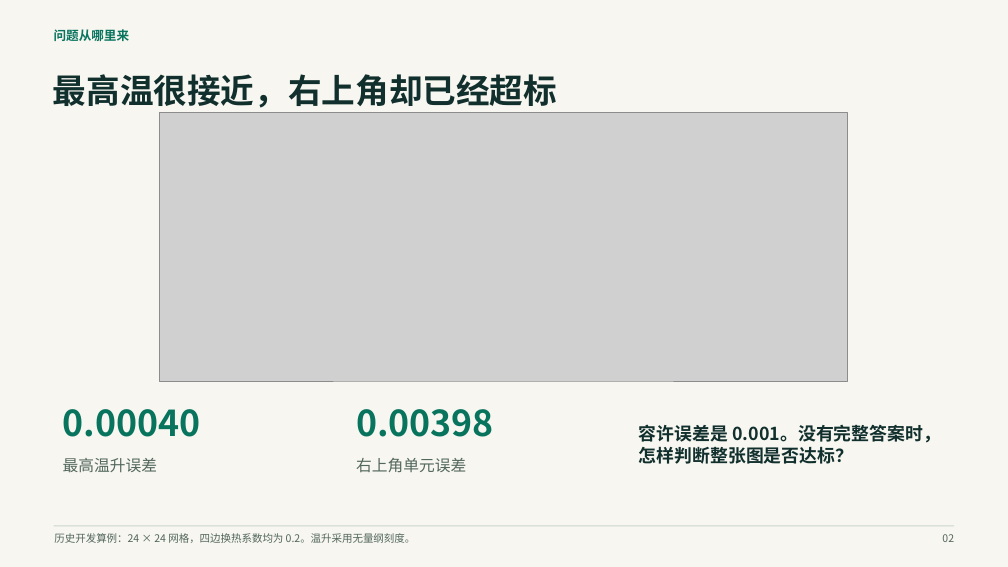
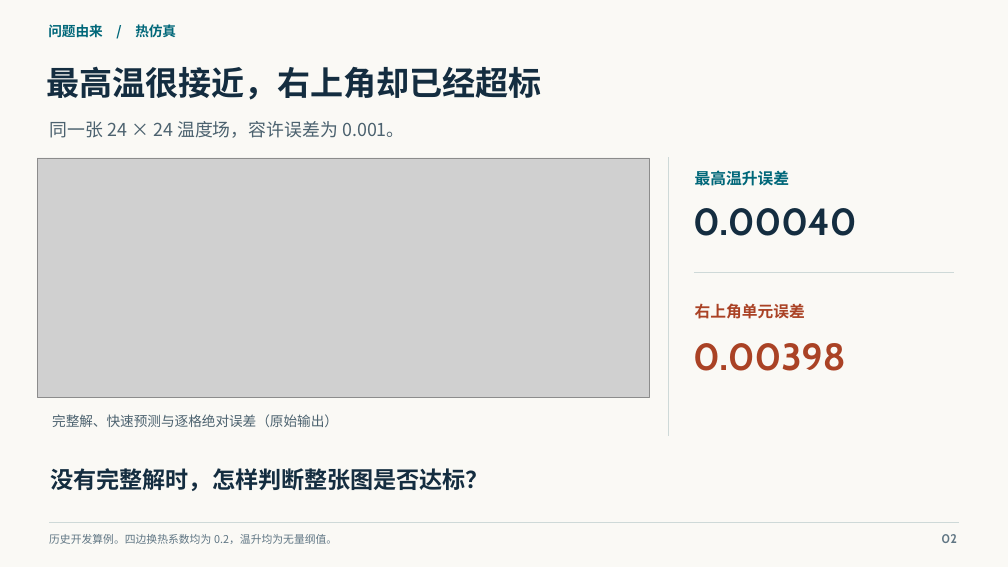
Before and after one commit to orgyuanbao/MoonshineThermalLab, a slide deck: slide 2 of MoonshineThermalLab/classroom/Moonshine热仿真课堂汇报.pptx. Drawn at 1008x567 pixels with LibreOffice and Linux fonts; fonts in the diff are those of the drawing; grey boxes stand for pictures. Boxes give left, top, right and bottom in pixels: in the first picture for what was removed or moved away, otherwise in the second. Text is boxed around its words. In the diff, an @@ line names an element or a change of style, - is before the commit and + after.

```diff
--- a/MoonshineThermalLab/classroom/Moonshine热仿真课堂汇报.pptx
+++ b/MoonshineThermalLab/classroom/Moonshine热仿真课堂汇报.pptx
@@ background #F7F6F0 to #FAF9F5 @@
@@ text at [48, 24, 176, 37]: text changed; size 12 to 13 pt; text colour #08745E to #006779 @@
-问题从哪里来
+问题由来 / 热仿真
@@ text "最高温很接近，右上角却已经超标": place and size @@
-text "最高温很接近，右上角却已经超标" at [53, 74, 557, 108]
+text "最高温很接近，右上角却已经超标" at [46, 66, 541, 100]
@@ text "最高温很接近，右上角却已经超标" at [46, 66, 541, 100]: size 32 to 31.5 pt, text colour #112F2D to #142D40; line spacing 1 to 1.04 @@
@@ text added at [50, 121, 405, 138], 17 pt, text #4C626F @@
+同一张 24 × 24 温度场，容许误差为 0.001。
@@ picture: place and size @@
-picture at [160, 113, 847, 381]
+picture at [37, 158, 650, 397]
@@ line added from (668, 157) to (668, 436), #CED9D8 1 pt @@
@@ text "最高温升误差": place and size @@
-text "最高温升误差" at [63, 458, 157, 472]
+text "最高温升误差" at [695, 170, 789, 186]
@@ text "最高温升误差" at [695, 170, 789, 186]: text colour #52675D to #006779, bold on; line spacing 1 to 1.04 @@
@@ text "0.00040": place and size @@
-text "0.00040" at [63, 409, 201, 437]
+text "0.00040" at [693, 208, 856, 236]
@@ text "0.00040" at [693, 208, 856, 236]: size 34 to 36 pt, font Noto Sans CJK SC to Cabin, text colour #08745E to #142D40; line spacing 1 to 1.04 @@
@@ line added from (694, 272) to (954, 272), #CED9D8 0.8 pt @@
@@ text "右上角单元误差": place and size @@
-text "右上角单元误差" at [356, 458, 466, 472]
+text "右上角单元误差" at [695, 303, 805, 319]
@@ text "右上角单元误差" at [695, 303, 805, 319]: text colour #52675D to #AA4225, bold on; line spacing 1 to 1.04 @@
@@ text "0.00398": place and size @@
-text "0.00398" at [356, 409, 494, 437]
+text "0.00398" at [693, 343, 845, 371]
@@ text "0.00398" at [693, 343, 845, 371]: size 34 to 36 pt, font Noto Sans CJK SC to Cabin, text colour #08745E to #AA4225; line spacing 1 to 1.04 @@
@@ text added at [52, 414, 338, 427], 13 pt, text #4C626F @@
+完整解、快速预测与逐格绝对误差（原始输出）
@@ text at [51, 468, 489, 491]: text changed; size 17 to 22 pt; text colour #112F2D to #142D40 @@
-容许误差是 0.001。没有完整答案时，怎样判断整张图是否达标？
+没有完整解时，怎样判断整张图是否达标？
@@ text at [49, 534, 337, 544]: text changed; size 10 to 10.3 pt; text colour #52675D to #607684 @@
-历史开发算例：24 × 24 网格，四边换热系数均为 0.2。温升采用无量纲刻度。
+历史开发算例。四边换热系数均为 0.2，温升均为无量纲值。
@@ line added from (49, 523) to (959, 523), #CED9D8 0.65 pt @@
@@ rectangle removed at [54, 526, 954, 526] @@
@@ text "02" at [941, 534, 957, 543]: size 10 to 12 pt, font Noto Sans CJK SC to Cabin, text colour #52675D to #607684, bold on; line spacing 1 to 1.04 @@
```
Also in this commit, not shown: 17 other slides changed, 11 other files.
